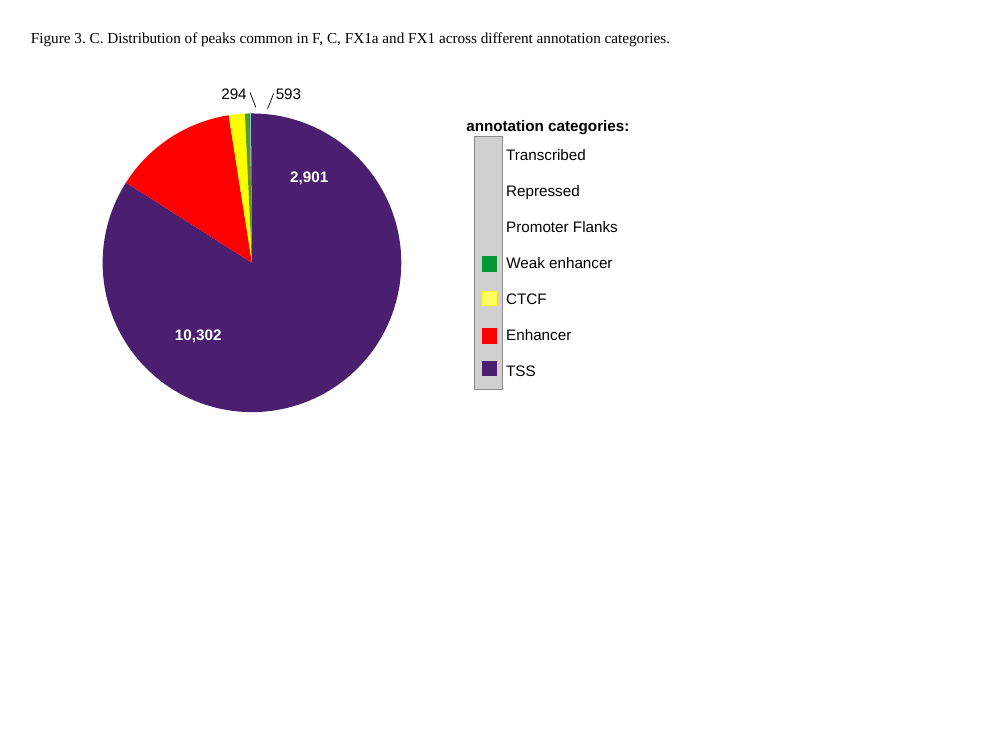
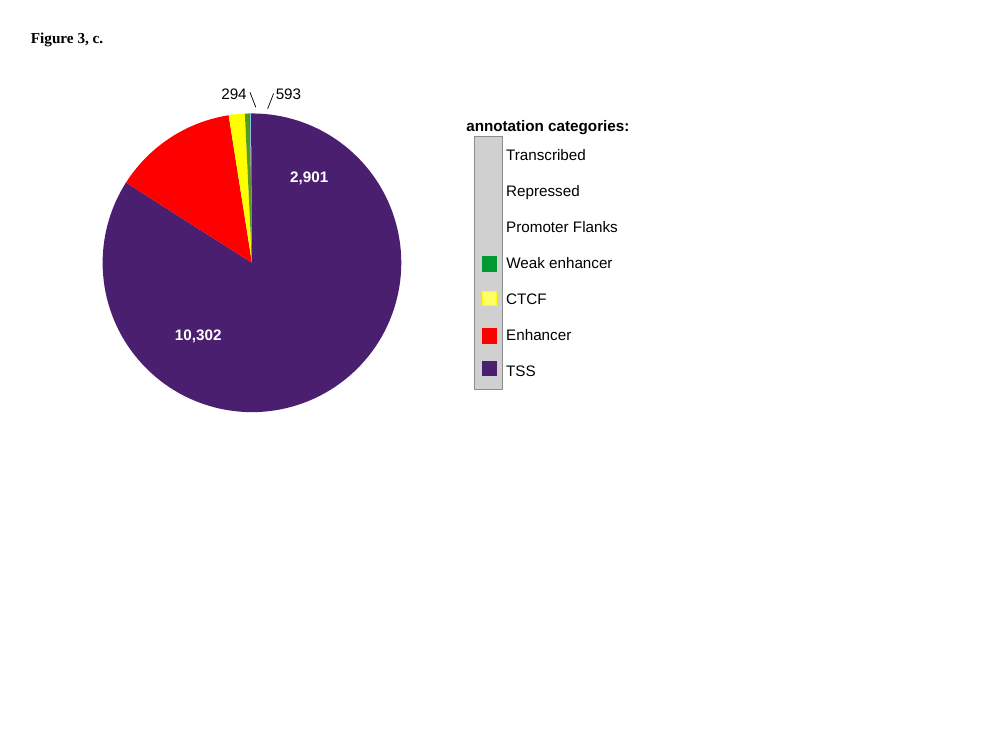
Before and after one commit to jknightlab/ATACseq_pipeline, a slide deck: slide 6 of Core_manuscript/Paper/Figures/ATAC_figures.odp (slide 7 before the commit). Drawn at 1008x756 pixels with LibreOffice and Linux fonts; fonts in the diff are those of the drawing; grey boxes stand for pictures. Boxes give left, top, right and bottom in pixels: in the first picture for what was removed or moved away, otherwise in the second. Text is boxed around its words. In the diff, an @@ line names an element or a change of style, - is before the commit and + after.

Commit message:
main and supplementary figures for the text

```diff
--- a/Core_manuscript/Paper/Figures/ATAC_figures.odp
+++ b/Core_manuscript/Paper/Figures/ATAC_figures.odp
@@ text removed at (x1=31, y1=32, x2=670, y2=47) @@
-Figure 3. C. Distribution of peaks common in F, C, FX1a and FX1 across different annotation categories.
@@ text added at (x1=31, y1=32, x2=104, y2=47), 12 pt, text #000000, bold @@
+Figure 3, c.
```
Also in this commit, not shown: 16 other slides changed, 22 slides removed, 1 other file.
